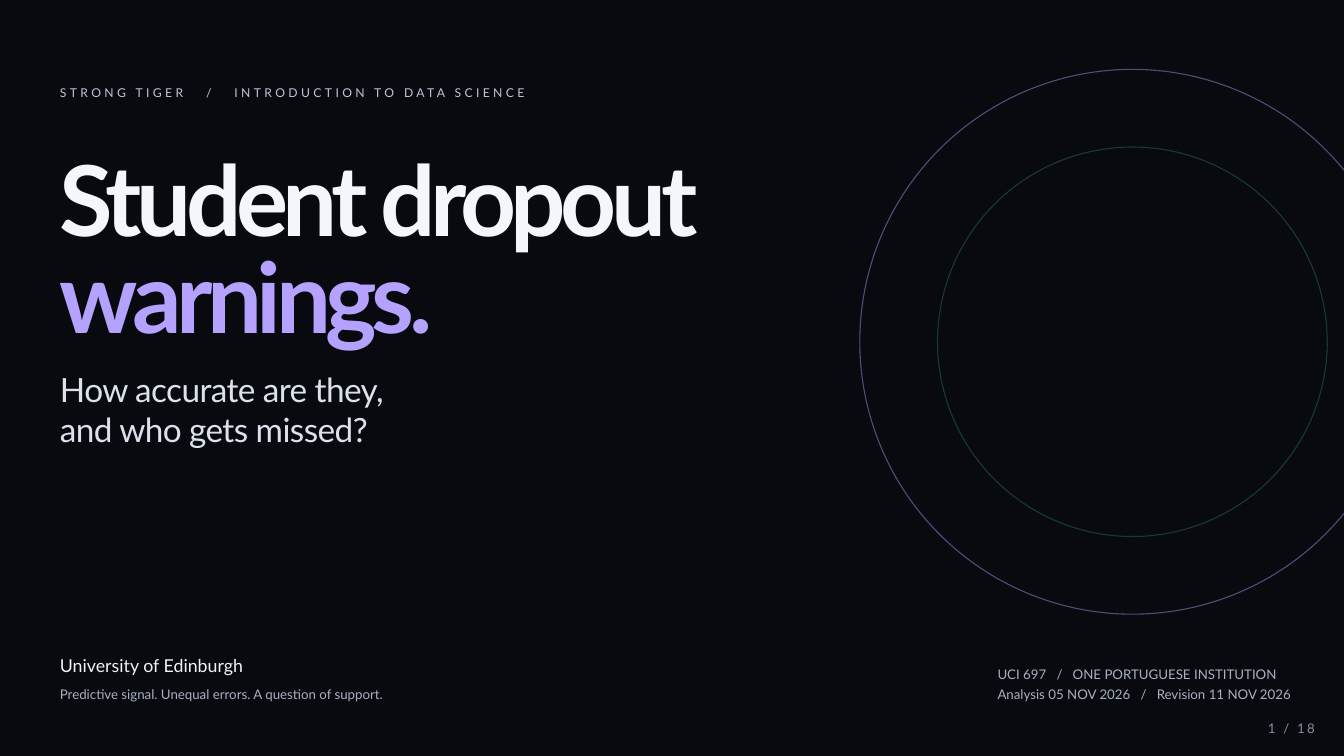
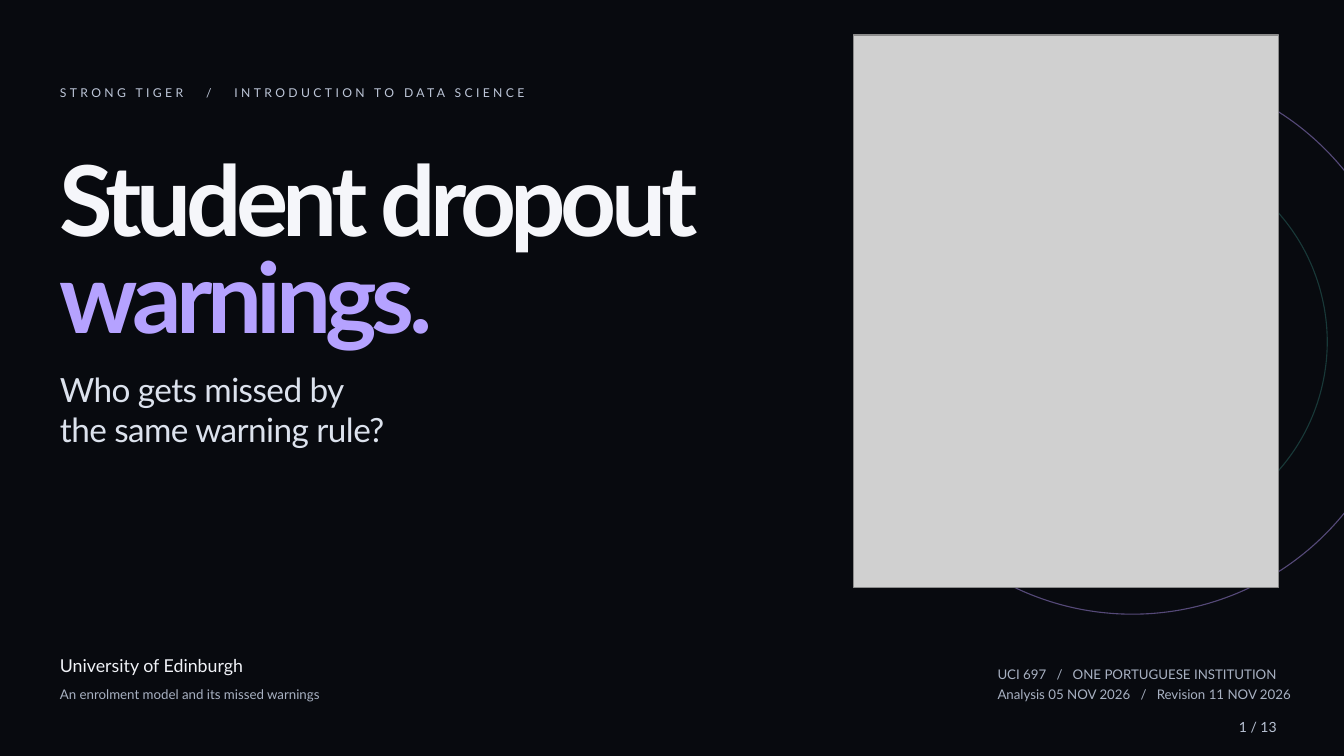
Before and after one commit to Tigershengsheng/ids-project, a slide deck: slide 1 of output/powerpoint/Student_Dropout_Presentation.pptx. Drawn at 1344x756 pixels with LibreOffice and Linux fonts; fonts in the diff are those of the drawing; grey boxes stand for pictures; background and template pictures are left out. Boxes give left, top, right and bottom in pixels: in the first picture for what was removed or moved away, otherwise in the second. Text is boxed around its words. In the diff, an @@ line names an element or a change of style, - is before the commit and + after.

```diff
--- a/output/powerpoint/Student_Dropout_Presentation.pptx
+++ b/output/powerpoint/Student_Dropout_Presentation.pptx
@@ picture added at [854, 35, 1278, 589] @@
@@ text at [60, 377, 345, 408]: text changed @@
-and who gets missed?
+Who gets missed by
@@ text removed at [60, 377, 384, 408] @@
-How accurate are they,
@@ text added at [60, 417, 384, 448], 23.8 pt, text #DCE2ED @@
+the same warning rule?
@@ text at [60, 689, 319, 702]: text changed @@
-Predictive signal. Unequal errors. A question of support.
+An enrolment model and its missed warnings
@@ text "1 / 13" at [1239, 722, 1276, 732]: vertical alignment top to middle @@
@@ text at [1239, 722, 1276, 732]: text changed; size 9.5 to 10 pt; text colour #8490A6 to #B8C2D4 @@
-1 / 18
+1 / 13
```
Also in this commit, not shown: 6 other slides changed, 6 slides added, 11 slides removed, 30 other files.
